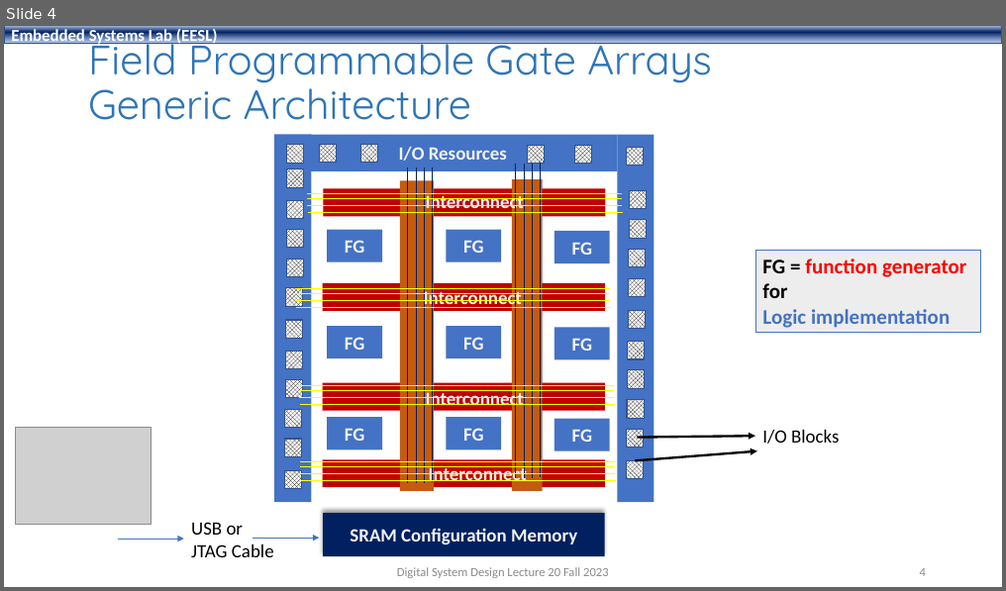
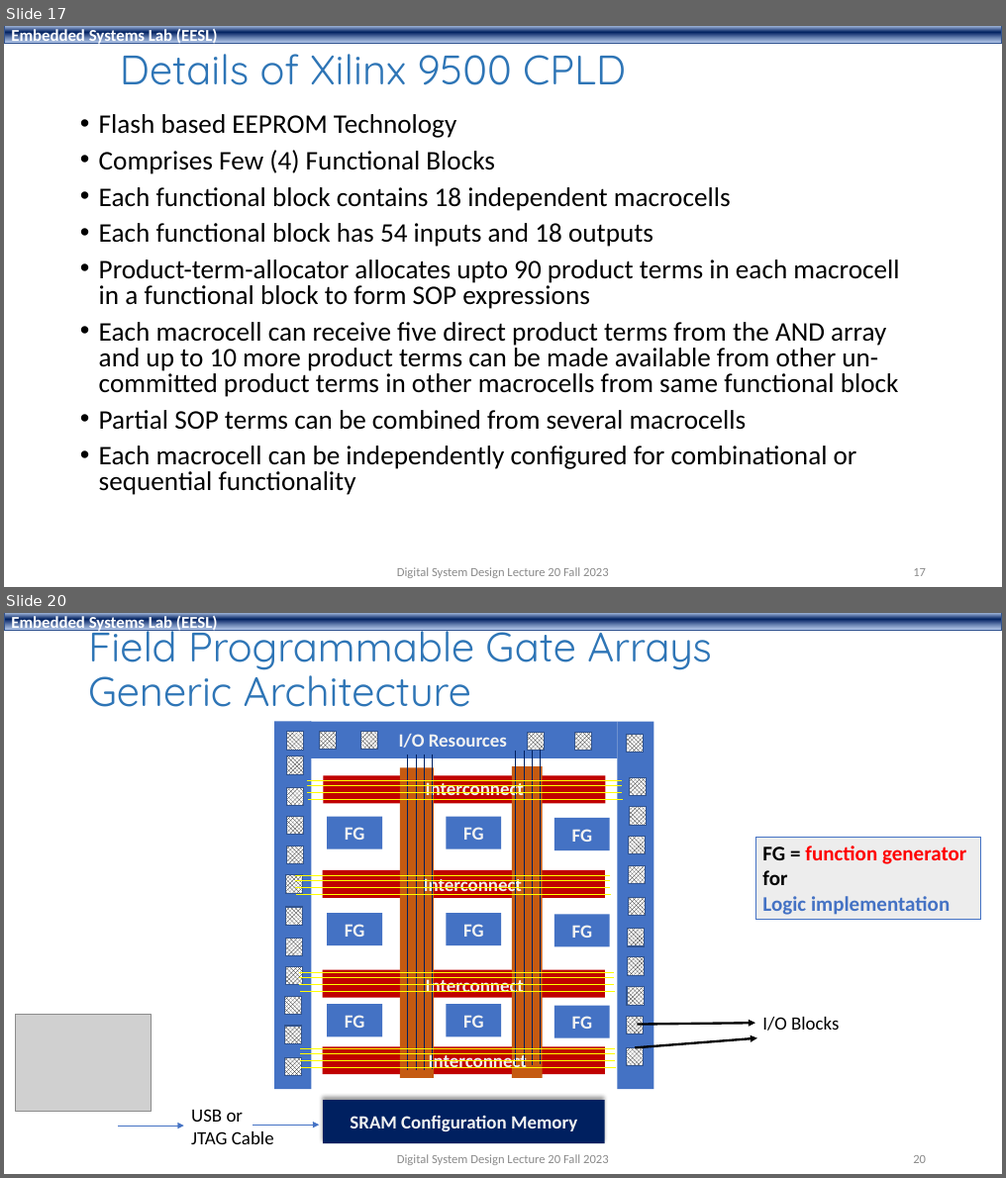
Before and after one commit to shahidmasud/shahidmasud.github.io, a slide deck: DSD_Lec20_Fall2023.ppsx. Shown one above the other, each under a label of ours: slide 4 before the commit, slides 17 and 20 after it; the slides between them are not shown. The pictures are 1006x591 and 1006x1178 pixels, drawn with LibreOffice and Linux fonts; fonts in the diff are those of the drawing; grey boxes stand for pictures; background and template pictures are left out. Boxes give left, top, right and bottom in pixels: in the first picture for what was removed or moved away, otherwise in the second. Text is boxed around its words. In the diff, an @@ line names an element or a change of style, - is before the commit and + after.

```diff
--- a/DSD_Lec20_Fall2023.ppsx
+++ b/DSD_Lec20_Fall2023.ppsx
@@ slide 17 added at (4,26,1002,587), background #FFFFFF; not listed: 1 template element that a slide beside it also shows @@
@@ title added at (120,42,626,85), 39.6 pt, text #2E75B6 @@
+Details of Xilinx 9500 CPLD
@@ text added at (99,114,899,495), 25.9 pt, text #000000 @@
+• Flash based EEPROM Technology
+• Comprises Few (4) Functional Blocks
+• Each functional block contains 18 independent macrocells
+• Each functional block has 54 inputs and 18 outputs
+• Product-term-allocator allocates upto 90 product terms in each macrocell in a functional block to form SOP expressions
+• Each macrocell can receive five direct product terms from the AND array and up to 10 more product terms can be made available from other un-committed product terms in other macrocells from same functional block
+• Partial SOP terms can be combined from several macrocells
+• Each macrocell can be independently configured for combinational or sequential functionality
@@ text added at (397,568,608,578), 12 pt, text #8C8C8C @@
+Digital System Design Lecture 20 Fall 2023
@@ page number added at (913,569,926,576), 12 pt, text #8C8C8C @@
+17
@@ what was slide 4 is now slide 20 @@
@@ page number at (913,1156,926,1163): text changed @@
-4
+20
```
Also in this commit, not shown: 2 slides changed, 15 other slides added.
